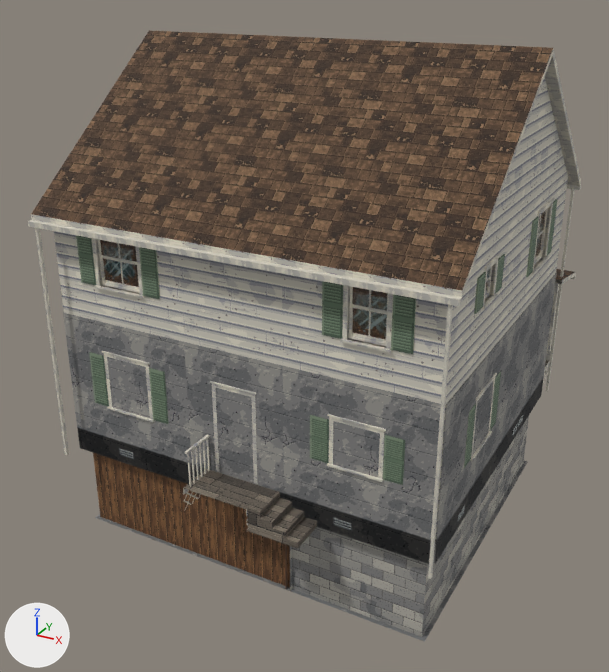
The glTF model THE_VEIL_ASSETS_V2/03_Residential/House_Variants/RES_House_TwoStorey_B.glb: old version first, new version second.
Camera for both pictures: a 50 mm lens placed at (8.87, -24.57, 10.86), pointed at (-0.47, -7.57, 2.36). Arrows for +X, +Y and +Z are at lower left; the lights stay in place. The picture after the commit comes second. Objects named as collision shapes, trigger or cutter boxes, shadow casters or lower levels of detail are left out. Where no turn or scale is listed for an object, it has been applied to the vertices. Vertices at exactly the same position are counted once.

In view in the first picture: 'RES_House_TwoStorey_B_Exterior', 'RES_House_TwoStorey_B_Interior'.
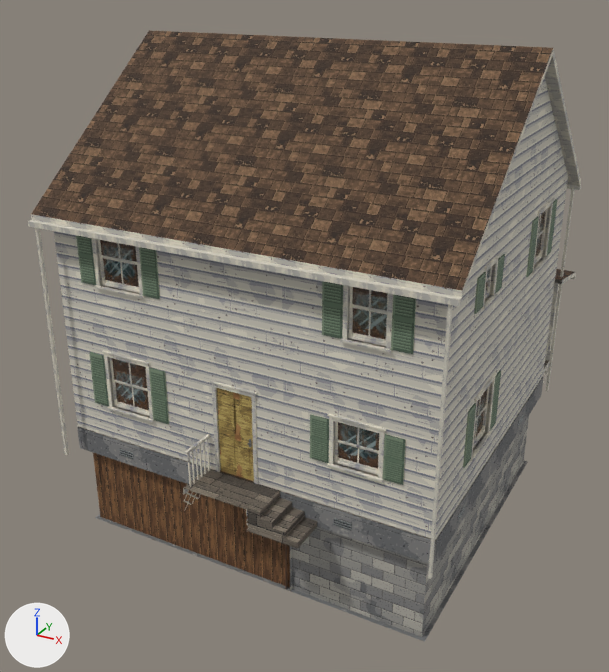
What differs and where, as boxes [x1, y1, x2, y2] in the pictures (609 x 672 px):
part 1 of me_res_house_twostorey_b_exterior, deleted
    before: [63, 273, 557, 564]

Patch to the scene script:
```diff
--- a/THE_VEIL_ASSETS_V2/03_Residential/House_Variants/RES_House_TwoStorey_B.glb.py
+++ b/THE_VEIL_ASSETS_V2/03_Residential/House_Variants/RES_House_TwoStorey_B.glb.py
@@ me_res_house_twostorey_b_exterior @@
 # used by ob_res_house_twostorey_b_exterior; location = (0.0, 0.0, 0.0)
-me_res_house_twostorey_b_exterior.from_pydata(...)  # 3446 vertices, 4954 faces; spans x -5.16..4.85, y -12.4..-1.1, z 0.0..9.42
+me_res_house_twostorey_b_exterior.from_pydata(...)  # 3404 vertices, 4894 faces; spans x -5.16..4.85, y -12.4..-1.1, z 0.0..9.42
+# me_res_house_twostorey_b_exterior part 1
+# 26 vertices are removed from x -4.62..4.62, y -11.52..-3.28, z 0.0..3.58
+# 40 faces are deleted
+# other edits to the shape of me_res_house_twostorey_b_exterior do not show in these pictures
 me_res_house_twostorey_b_exterior.materials.append(mat_m_arch_sidingwhite)
```
